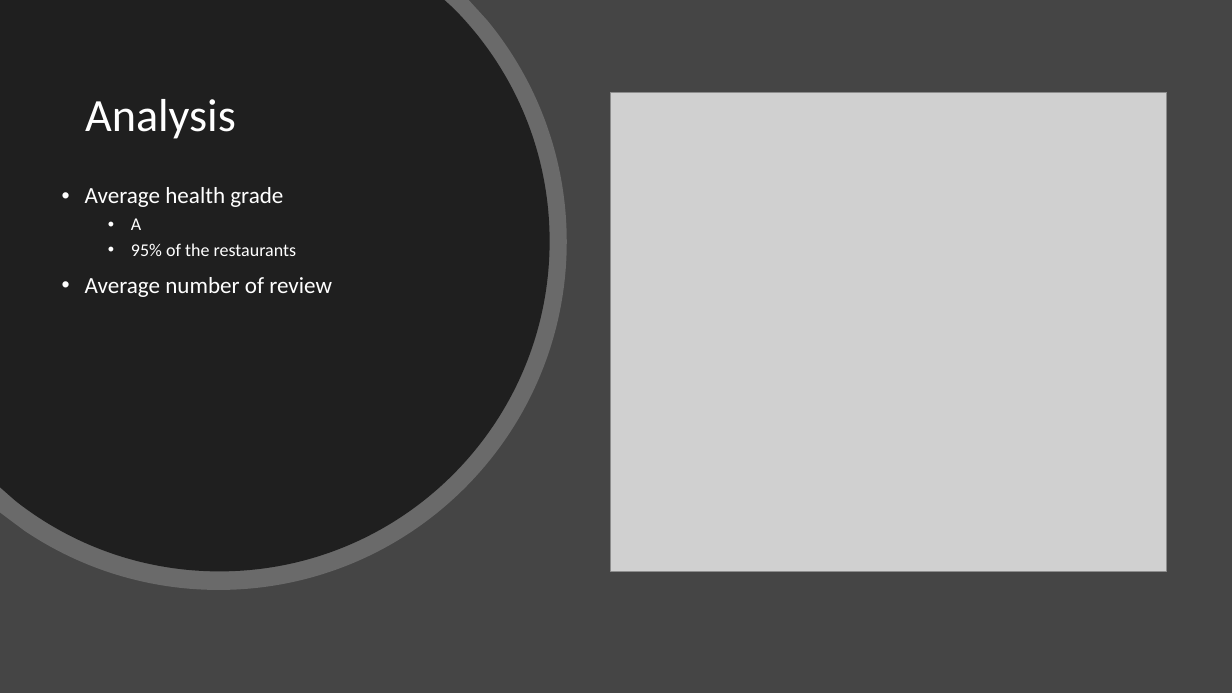
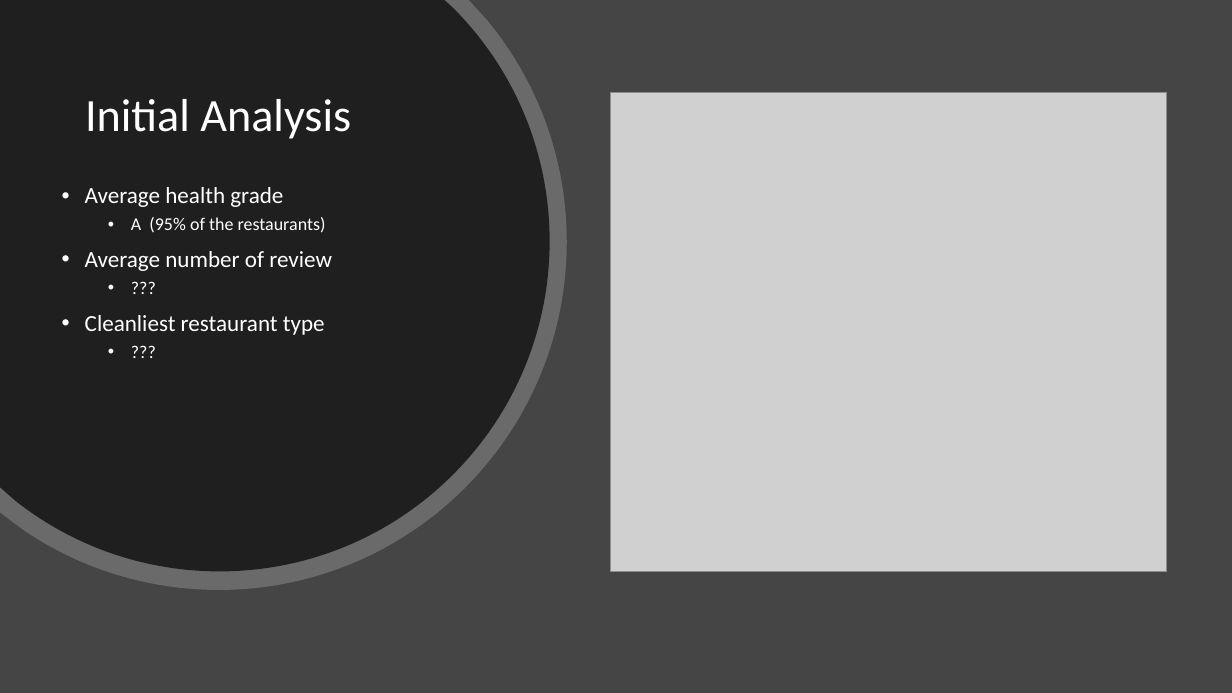
Before and after one commit to ryankchang/project1, a slide deck: slide 10 of GoodEats.pptx. Drawn at 1232x693 pixels with LibreOffice and Linux fonts; fonts in the diff are those of the drawing; grey boxes stand for pictures. Boxes give left, top, right and bottom in pixels: in the first picture for what was removed or moved away, otherwise in the second. Text is boxed around its words. In the diff, an @@ line names an element or a change of style, - is before the commit and + after.

Commit message:
add more stuff

```diff
--- a/GoodEats.pptx
+++ b/GoodEats.pptx
@@ title at (85, 99, 351, 139): text changed @@
-Analysis
+Initial Analysis
@@ text at (131, 217, 326, 233): text changed @@
-  • A
-  • 95% of the restaurants
+  • A (95% of the restaurants)
@@ text at (85, 315, 325, 335): paragraphs added @@
+  • ???
+• Cleanliest restaurant type
+  • ???
```
Also in this commit, not shown: 1 slide added.
